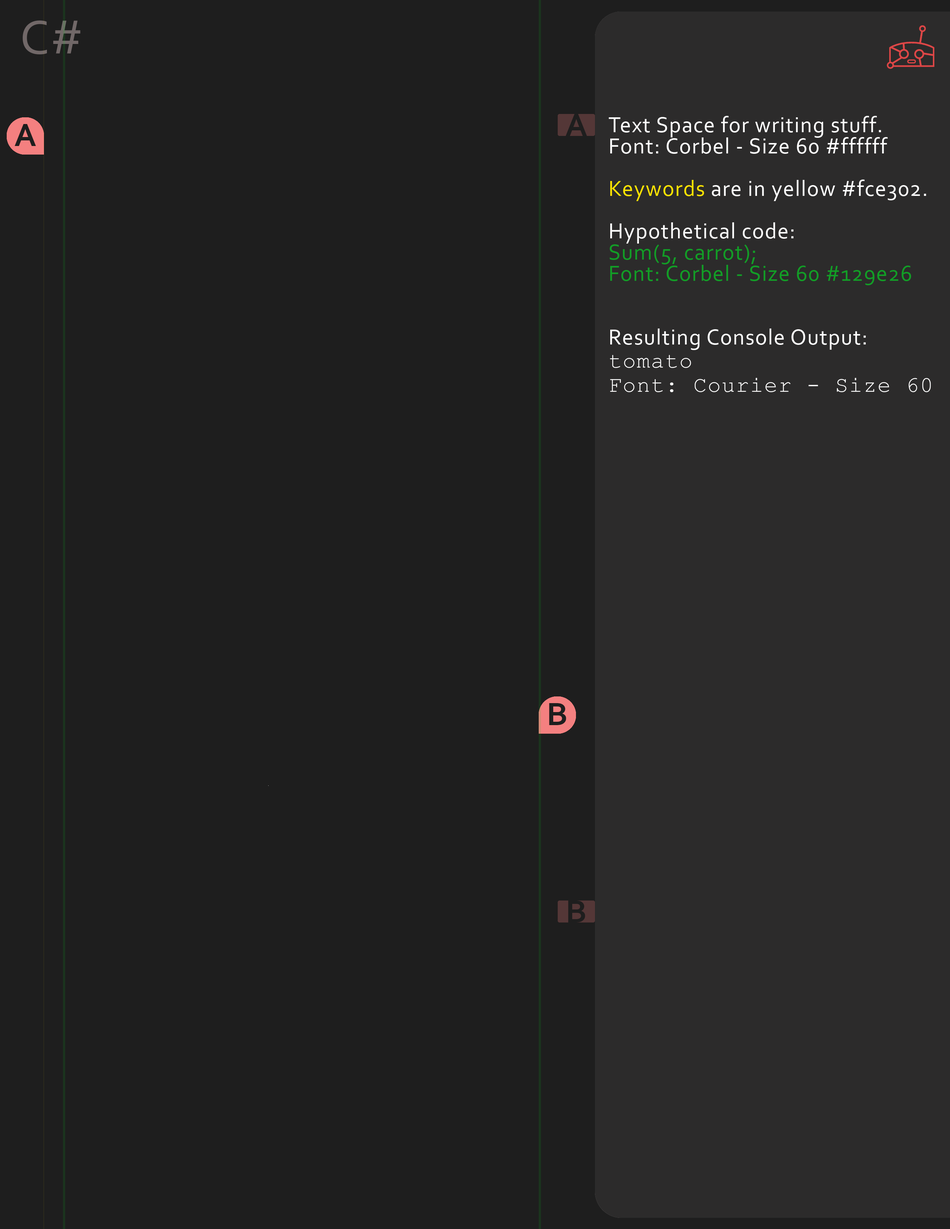
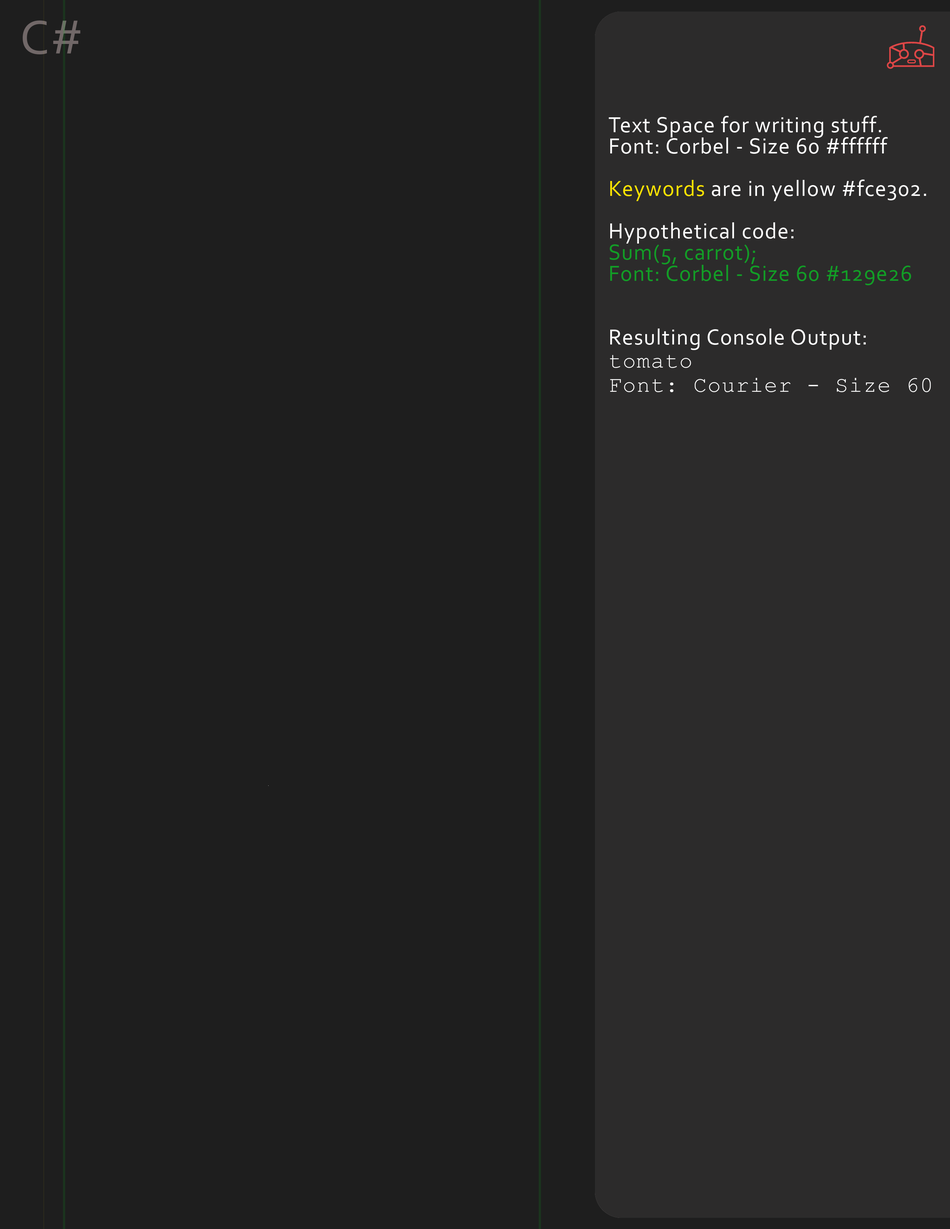
Layered file, before and after one edit (950x1229). Changes by layer:
hid "A - DR copy" over [6, 117, 44, 155]
hid "B - DL copy" over [538, 696, 576, 734]
hid "A Pointer" over [557, 113, 595, 136]
hid "B Pointer" over [557, 900, 595, 923]
